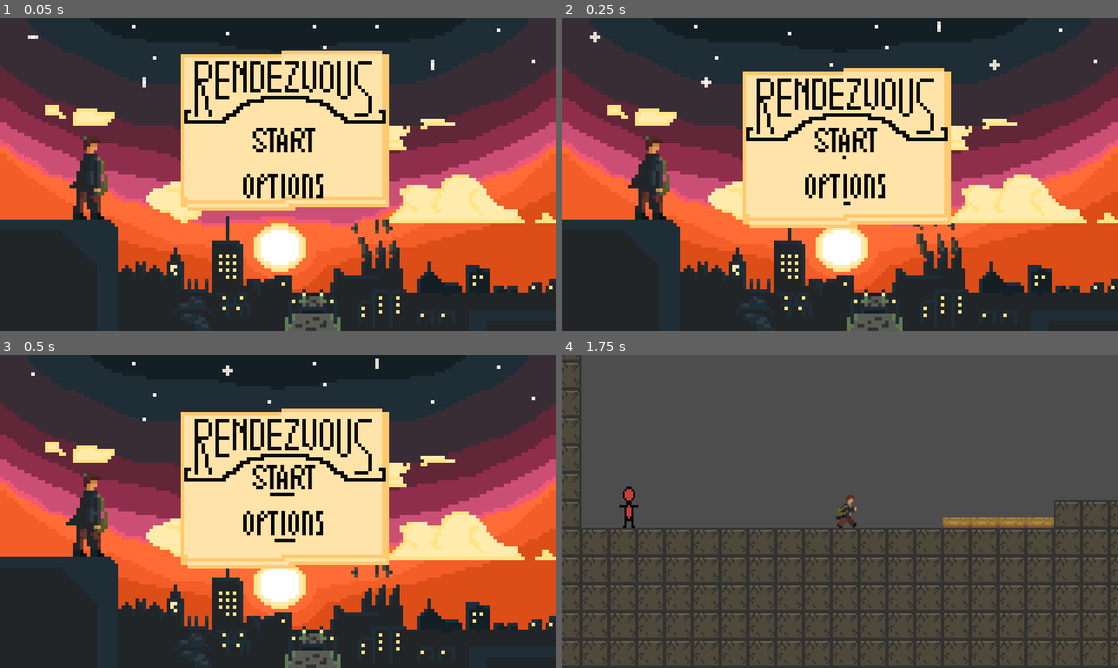
Above: before the commit, frames 1-4 (two rows, left to right).
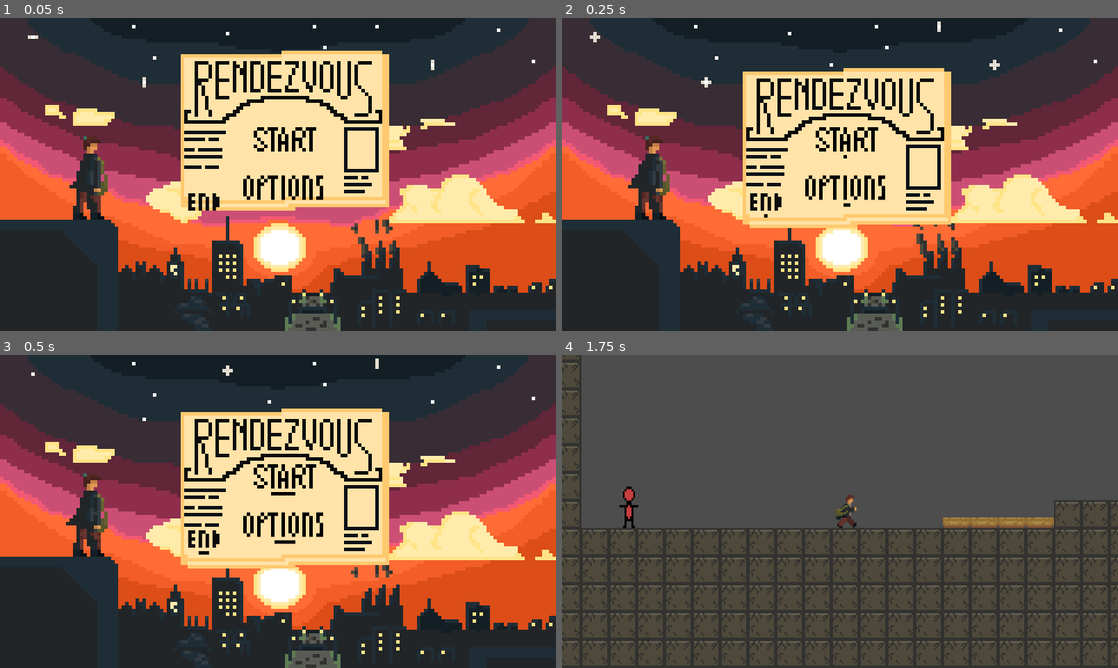
Above: after the commit, the same moments.

Repository: Zach9123/L1-Digital
Game: Godot game, scene res://Scenes/Main_Menu.tscn
Two runs of this game, one before a commit and one after it. Both use one fixed random seed, a clock stepped at 60 frames per second and the inputs below.
Inputs (mouse positions are in pixels of both pictures, inside the frame that each line leads up to):
- Up to frame 1 (0.05 s): no input
- Up to frame 2 (0.25 s): no input
- Up to frame 3 (0.5 s): no input
- Up to frame 4 (1.75 s): click (845, 477) at 0.5 s; tap Enter at 1.25 s; hold Right (ui_right) from 1.28 s (still down); tap Z (dash) at 1.35 s; tap Up (ui_up) at 1.52 s

The runs differ from the first frame. In frame 1, 1.6% of the frame differs, in the area x 33-70%, y 20-62%; in frame 2, 1.6%; in frame 3, 1.7%, in the area x 33-70%, y 27-64%; in frame 4, nothing differs.

Commit message:
V2.12
Did more work on title screen and added better sprites

Diff:
--- a/Rendezvous/Scenes/Main_Menu.tscn
+++ b/Rendezvous/Scenes/Main_Menu.tscn
@@ -2,9 +2,10 @@
 
 [ext_resource type="Script" uid="uid://bw0pqjang20e1" path="res://Scripts/main_menu.gd" id="1_c4tk2"]
 [ext_resource type="Texture2D" uid="uid://bmfwacuy0cakd" path="res://sprites/main_menu_screen_v1.png" id="2_rmbjf"]
-[ext_resource type="Texture2D" uid="uid://dd0opv5finus2" path="res://sprites/rendezvous_paper_titleV1.png" id="3_b7rmo"]
+[ext_resource type="Texture2D" uid="uid://1u480x60vbbj" path="res://sprites/rendezvous_paper_titleV2.png" id="3_xvotp"]
 [ext_resource type="Texture2D" uid="uid://76idxjgcp63g" path="res://sprites/start_buttonV1.png" id="4_00u4r"]
 [ext_resource type="Texture2D" uid="uid://dpguoa7rpan8r" path="res://sprites/option_buttonV1.png" id="5_anlgx"]
+[ext_resource type="Texture2D" uid="uid://c4rnmuhwc4ly8" path="res://sprites/Endbutton.png" id="6_1edw4"]
 
 [sub_resource type="Animation" id="Animation_anlgx"]
 resource_name = "hover"
@@ -79,36 +80,40 @@
 }]
 
 [sub_resource type="AtlasTexture" id="AtlasTexture_2ey7y"]
-atlas = ExtResource("3_b7rmo")
+atlas = ExtResource("3_xvotp")
 region = Rect2(0, 0, 448, 448)
 
 [sub_resource type="AtlasTexture" id="AtlasTexture_u8ev7"]
-atlas = ExtResource("3_b7rmo")
+atlas = ExtResource("3_xvotp")
 region = Rect2(448, 0, 448, 448)
 
 [sub_resource type="AtlasTexture" id="AtlasTexture_0ul3f"]
-atlas = ExtResource("3_b7rmo")
+atlas = ExtResource("3_xvotp")
 region = Rect2(896, 0, 448, 448)
 
 [sub_resource type="AtlasTexture" id="AtlasTexture_s2uu6"]
-atlas = ExtResource("3_b7rmo")
+atlas = ExtResource("3_xvotp")
 region = Rect2(0, 448, 448, 448)
 
 [sub_resource type="AtlasTexture" id="AtlasTexture_cebuy"]
-atlas = ExtResource("3_b7rmo")
+atlas = ExtResource("3_xvotp")
 region = Rect2(448, 448, 448, 448)
 
 [sub_resource type="AtlasTexture" id="AtlasTexture_3a5co"]
-atlas = ExtResource("3_b7rmo")
+atlas = ExtResource("3_xvotp")
 region = Rect2(896, 448, 448, 448)
 
 [sub_resource type="AtlasTexture" id="AtlasTexture_ysyx0"]
-atlas = ExtResource("3_b7rmo")
+atlas = ExtResource("3_xvotp")
 region = Rect2(0, 896, 448, 448)
 
 [sub_resource type="AtlasTexture" id="AtlasTexture_q855l"]
-atlas = ExtResource("3_b7rmo")
+atlas = ExtResource("3_xvotp")
 region = Rect2(448, 896, 448, 448)
+
+[sub_resource type="AtlasTexture" id="AtlasTexture_xeb2h"]
+atlas = ExtResource("3_xvotp")
+region = Rect2(896, 896, 448, 448)
 
 [sub_resource type="SpriteFrames" id="SpriteFrames_fu2oi"]
 animations = [{
@@ -136,6 +141,9 @@
 }, {
 "duration": 1.0,
 "texture": SubResource("AtlasTexture_q855l")
+}, {
+"duration": 1.0,
+"texture": SubResource("AtlasTexture_xeb2h")
 }],
 "loop": 0,
 "name": &"default",
@@ -296,6 +304,49 @@
 "loop": 0,
 "name": &"default",
 "speed": 6.0
+}]
+
+[sub_resource type="AtlasTexture" id="AtlasTexture_3d000"]
+atlas = ExtResource("6_1edw4")
+region = Rect2(0, 0, 224, 224)
+
+[sub_resource type="AtlasTexture" id="AtlasTexture_ww33e"]
+atlas = ExtResource("6_1edw4")
+region = Rect2(224, 0, 224, 224)
+
+[sub_resource type="AtlasTexture" id="AtlasTexture_ckybc"]
+atlas = ExtResource("6_1edw4")
+region = Rect2(0, 224, 224, 224)
+
+[sub_resource type="AtlasTexture" id="AtlasTexture_q1hx3"]
+atlas = ExtResource("6_1edw4")
+region = Rect2(224, 224, 224, 224)
+
+[sub_resource type="AtlasTexture" id="AtlasTexture_g76vq"]
+atlas = ExtResource("6_1edw4")
+region = Rect2(0, 448, 224, 224)
+
+[sub_resource type="SpriteFrames" id="SpriteFrames_oxswf"]
+animations = [{
+"frames": [{
+"duration": 1.0,
+"texture": SubResource("AtlasTexture_3d000")
+}, {
+"duration": 1.0,
+"texture": SubResource("AtlasTexture_ww33e")
+}, {
+"duration": 1.0,
+"texture": SubResource("AtlasTexture_ckybc")
+}, {
+"duration": 1.0,
+"texture": SubResource("AtlasTexture_q1hx3")
+}, {
+"duration": 1.0,
+"texture": SubResource("AtlasTexture_g76vq")
+}],
+"loop": 0,
+"name": &"default",
+"speed": 5.0
 }]
 
 [node name="Main_Menu" type="Node2D" unique_id=977678936]
@@ -328,17 +379,22 @@
 position = Vector2(574, 290)
 sprite_frames = SubResource("SpriteFrames_fu2oi")
 autoplay = "default"
-frame = 7
+frame = 8
 frame_progress = 1.0
 
 [node name="Options" type="AnimatedSprite2D" parent="." unique_id=472948588]
-position = Vector2(574, 342)
+position = Vector2(574, 345)
 sprite_frames = SubResource("SpriteFrames_my4yw")
 autoplay = "default"
 
 [node name="Start" type="AnimatedSprite2D" parent="." unique_id=2101840295]
-position = Vector2(572, 249)
+position = Vector2(574, 248)
 sprite_frames = SubResource("SpriteFrames_c36lj")
 autoplay = "default"
 
+[node name="End" type="AnimatedSprite2D" parent="." unique_id=1585040434]
+position = Vector2(414, 374)
+sprite_frames = SubResource("SpriteFrames_oxswf")
+autoplay = "default"
+
 [connection signal="pressed" from="Button_Manager/Start2" to="." method="_on_start_pressed"]
--- a/Rendezvous/Scenes/Old_boss_npc.tscn
+++ b/Rendezvous/Scenes/Old_boss_npc.tscn
@@ -1,7 +1,7 @@
 [gd_scene format=3 uid="uid://odv7j1404xr6"]
 
 [ext_resource type="Texture2D" uid="uid://cfnqfc81wvcag" path="res://sprites/Npc_bigboss_placeholder.png" id="1_b5h8w"]
-[ext_resource type="Script" uid="uid://b78nd43nc6trk" path="res://Scenes/old_boss_npc.gd" id="1_uo13p"]
+[ext_resource type="Script" uid="uid://b78nd43nc6trk" path="res://Scripts/old_boss_npc.gd" id="1_uo13p"]
 [ext_resource type="FontFile" uid="uid://deaotract0w26" path="res://Other/PixelifySans-VariableFont_wght.ttf" id="3_fkknu"]
 [ext_resource type="FontFile" uid="uid://ho8er51p61kr" path="res://Other/Silkscreen-Regular.ttf" id="4_2hrnx"]
 
Renamed: Rendezvous/Scenes/old_boss_npc.gd -> Rendezvous/Scripts/old_boss_npc.gd
Renamed: Rendezvous/Scenes/old_boss_npc.gd.uid -> Rendezvous/Scripts/old_boss_npc.gd.uid
Binary file added: Rendezvous/sprites/Endbutton.png
Not shown, added: Rendezvous/sprites/Endbutton.png.import
Binary file removed: Rendezvous/sprites/New Piskel.png
Binary file added: Rendezvous/sprites/rendezvous_paper_titleV2.png
Not shown, changed: Rendezvous/sprites/rendezvous_paper_titleV2.png.import
